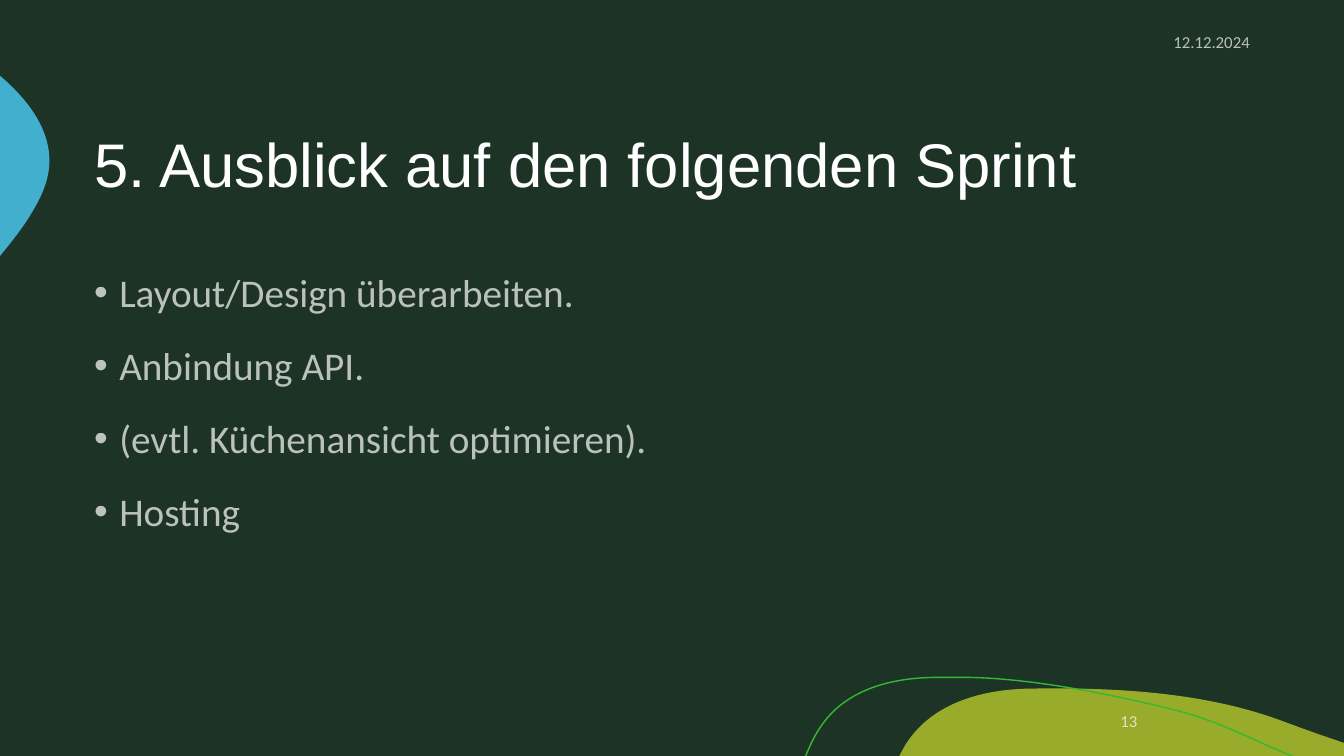
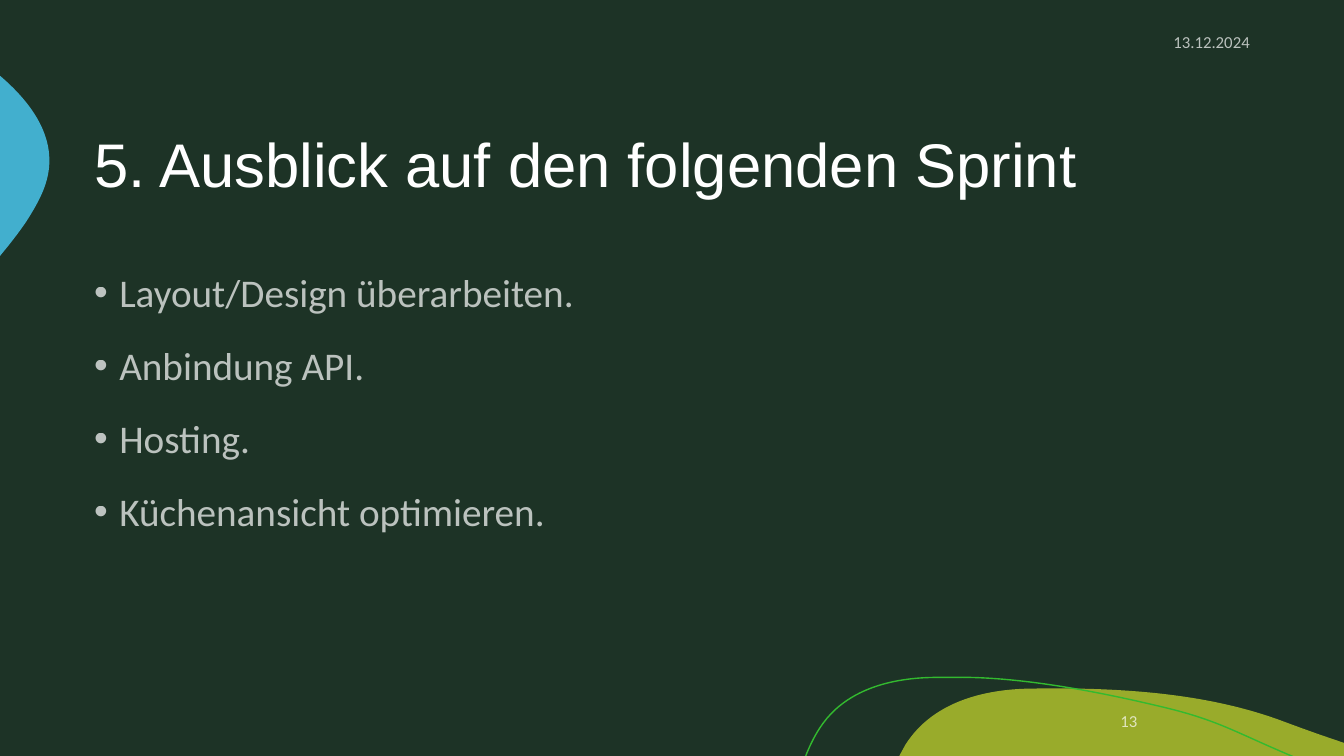
Before and after one commit to zIExpantion/ZumGelbenBach, a slide deck: slide 13 of Dokumente/Sprint-Backlog/Sprint-Backlog2.pptx. Drawn at 1344x756 pixels with LibreOffice and Linux fonts; fonts in the diff are those of the drawing; background and template pictures are left out. Boxes give left, top, right and bottom in pixels: in the first picture for what was removed or moved away, otherwise in the second. Text is boxed around its words. In the diff, an @@ line names an element or a change of style, - is before the commit and + after.

```diff
--- a/Dokumente/Sprint-Backlog/Sprint-Backlog2.pptx
+++ b/Dokumente/Sprint-Backlog/Sprint-Backlog2.pptx
@@ text at (x1=1173, y1=37, x2=1249, y2=48): text changed @@
-12.12.2024
+13.12.2024
@@ text at (x1=119, y1=426, x2=545, y2=533): text changed @@
-• (evtl. Küchenansicht optimieren).
-• Hosting
+• Hosting.
+• Küchenansicht optimieren.
```
Also in this commit, not shown: 14 other slides changed, 1 other file.
